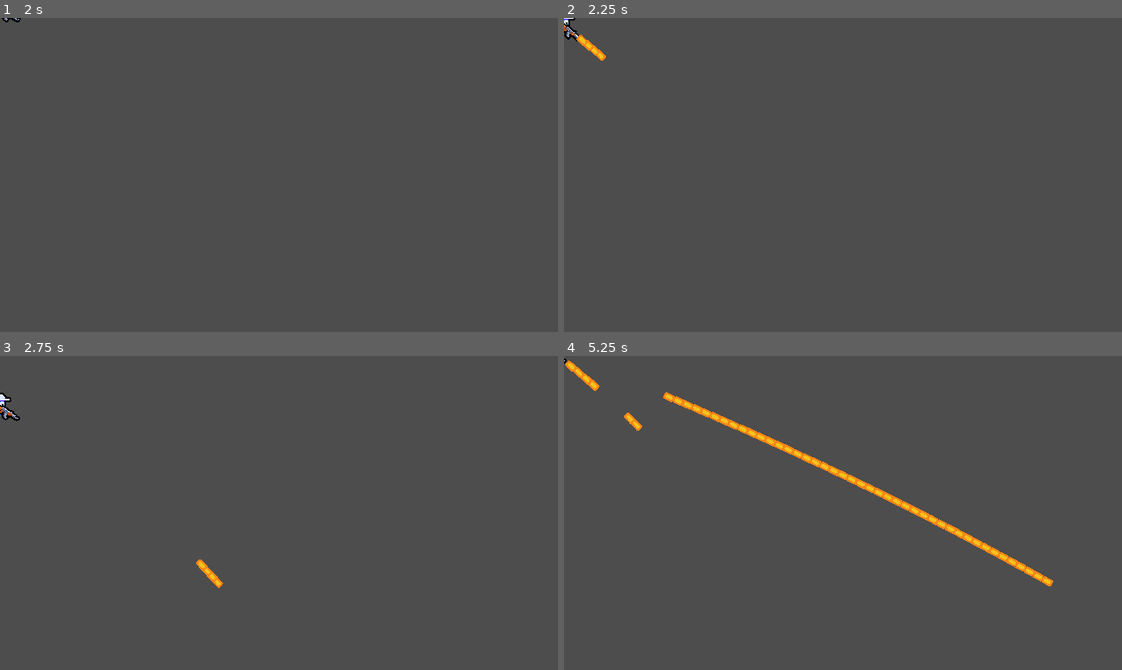
Above: before the commit, frames 1-4 (two rows, left to right).
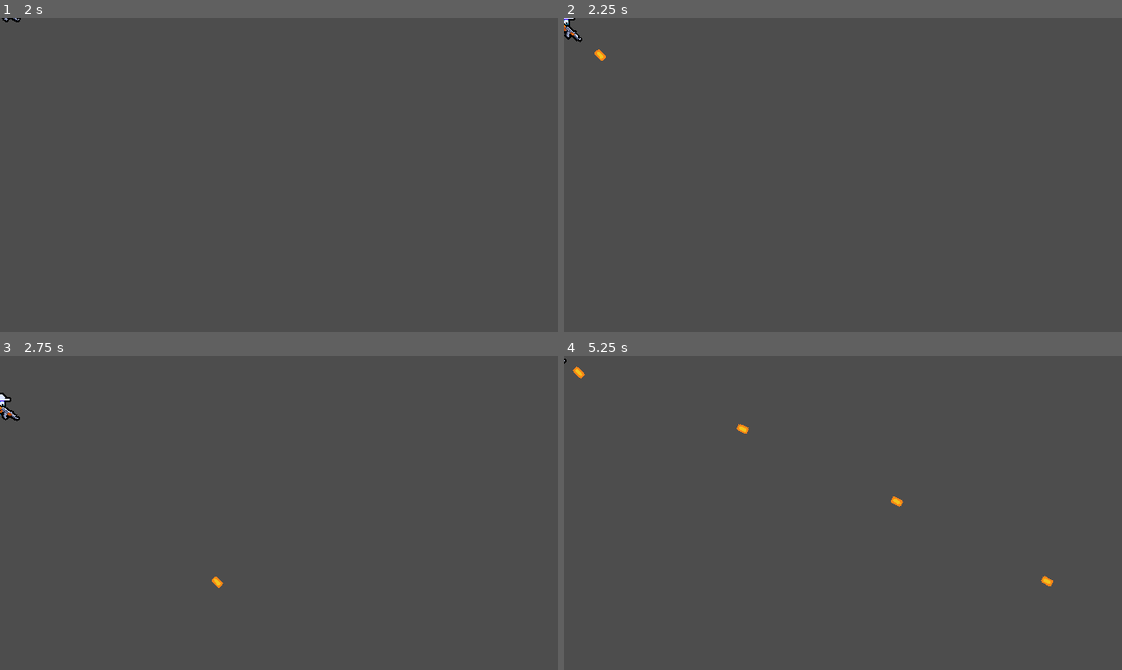
Above: after the commit, the same moments.

Repository: mpowell773/Godot_Multiplayer_Tut
Game: Godot game, scene res://ui/main_menu/main_menu.tscn
The game is run twice, just before and just after one commit, with the same random seed, the same clock (stepped at 60 frames per second) and the same inputs.
Inputs (mouse positions are in pixels of both pictures, inside the frame that each line leads up to):
- Up to frame 1 (2 s): tap Enter at 0.5 s; move the mouse to (401, 159) at 0.52 s; press the mouse at (401, 159) at 0.53 s; hold D (move_right) 0.53-1.25 s; release the mouse at (401, 159) at 1.25 s; click "Host" at 1.25 s
- Up to frame 2 (2.25 s): tap Space at 2 s; move the mouse to (731, 190) at 2.02 s; hold S (move_down) from 2.03 s (still down); click (731, 190) at 2.1 s
- Up to frame 3 (2.75 s): keep holding S (move_down)
- Up to frame 4 (5.25 s): move the mouse to (898, 443) at 2.77 s; release S (move_down) at 2.78 s; press the mouse at (898, 443) at 2.78 s; hold D (move_right) 2.78-3.53 s; move the mouse to (815, 575) at 3.52 s; release the mouse at (815, 575) at 3.53 s; hold W (move_up) 3.53-4.28 s; click (815, 575) at 3.6 s; move the mouse to (1010, 560) at 4.27 s; press the mouse at (1010, 560) at 4.28 s; hold A (move_left) from 4.28 s (still down); move the mouse to (675, 465) at 5.02 s; release the mouse at (675, 465) at 5.03 s; click (675, 465) at 5.1 s

Frame 1 is identical in both runs. In frame 2, 0.1% of the frame differs, in the area x 2-7%, y 5-12%; in frame 3, 0.1%; in frame 4, 1.8%, in the area x 0-86%, y 1-72%.

Commit message:
Add interval to bullet spawning add despawn to bullet

Diff:
--- a/entities/bullet/bullet.gd
+++ b/entities/bullet/bullet.gd
@@ -4,7 +4,13 @@
 # SPEED is in pixels per second
 const SPEED: int = 600
 
+@onready var life_timer: Timer = $LifeTimer
+
 var direction: Vector2
+
+
+func _ready() -> void:
+	life_timer.timeout.connect(_on_life_timer_timeout)
 
 
 func _process(delta: float) -> void:
@@ -15,3 +21,8 @@
 	direction = _direction
 	# align bullet with gun's orientation
 	rotation = direction.angle()
+
+
+func _on_life_timer_timeout() -> void:
+	if is_multiplayer_authority():
+		queue_free()
--- a/entities/bullet/bullet.tscn
+++ b/entities/bullet/bullet.tscn
@@ -20,5 +20,10 @@
 [node name="MultiplayerSynchronizer" type="MultiplayerSynchronizer" parent="." unique_id=1246466825]
 replication_config = SubResource("SceneReplicationConfig_2kyv7")
 
+[node name="LifeTimer" type="Timer" parent="." unique_id=915652743]
+wait_time = 2.0
+one_shot = true
+autostart = true
+
 [node name="Sprite2D" type="Sprite2D" parent="." unique_id=783547308]
 texture = ExtResource("1_78c8h")
--- a/entities/player/player.gd
+++ b/entities/player/player.gd
@@ -3,9 +3,9 @@
 
 @onready var player_input_synchronizer_component: PlayerInputSynchronizerComponent = $PlayerInputSynchronizerComponent
 @onready var weapon_root: Node2D = $WeaponRoot
+@onready var fire_rate_timer: Timer = $FireRateTimer
 
 var bullet_scene: PackedScene = preload("uid://cmsm71jq22qef")
-
 var input_multiplayer_authority: int
 
 
@@ -24,13 +24,18 @@
 		move_and_slide()
 
 		if player_input_synchronizer_component.is_attack_pressed:
-			create_bullet()
+			try_create_bullet()
 
 
-func create_bullet() -> void:
+func try_create_bullet() -> void:
+	if not fire_rate_timer.is_stopped():
+		# Timer is still running, do not create bullet
+		return
+
 	var bullet := bullet_scene.instantiate() as Bullet
 	bullet.global_position = weapon_root.global_position
 	# One must use caution when calling functions before adding to the scene tree.
 	# In this case, it's safe, but this should be something to be considered.
 	bullet.start(player_input_synchronizer_component.aim_vector)
 	get_parent().add_child(bullet, true)
+	fire_rate_timer.start()
--- a/entities/player/player.tscn
+++ b/entities/player/player.tscn
@@ -22,6 +22,10 @@
 [node name="MultiplayerSynchronizer" type="MultiplayerSynchronizer" parent="." unique_id=171465167]
 replication_config = SubResource("SceneReplicationConfig_abrql")
 
+[node name="FireRateTimer" type="Timer" parent="." unique_id=296666808]
+wait_time = 0.25
+one_shot = true
+
 [node name="Sprite2D" type="Sprite2D" parent="." unique_id=1893487873]
 texture = ExtResource("3_sglur")
 centered = false
